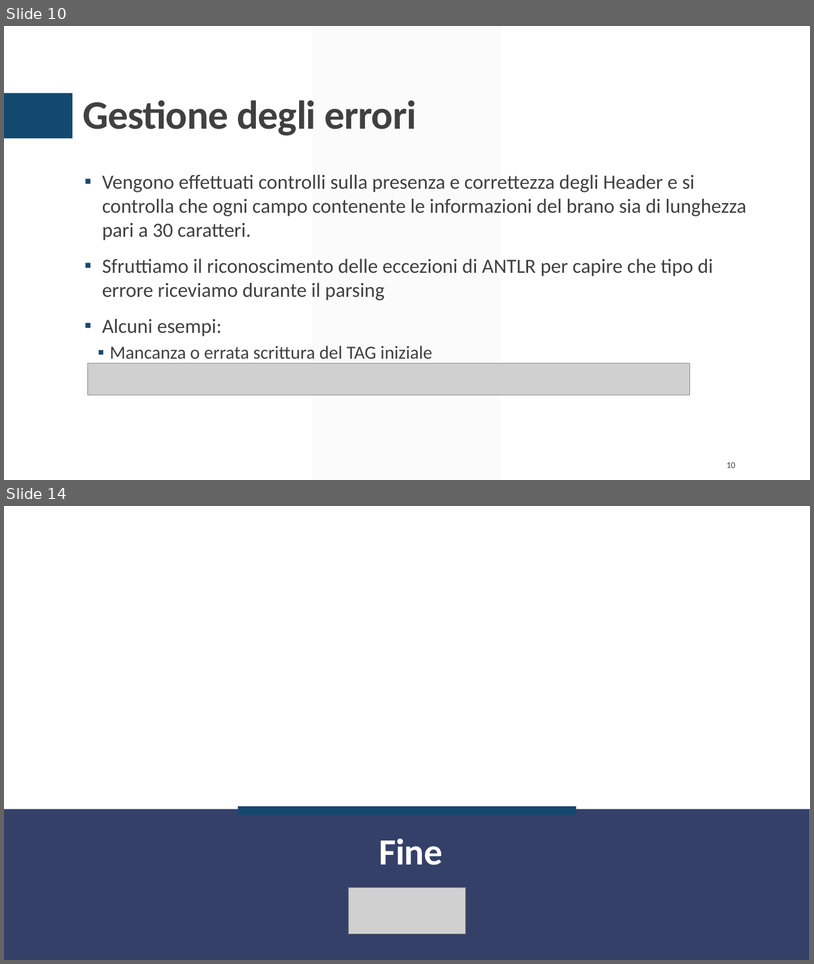
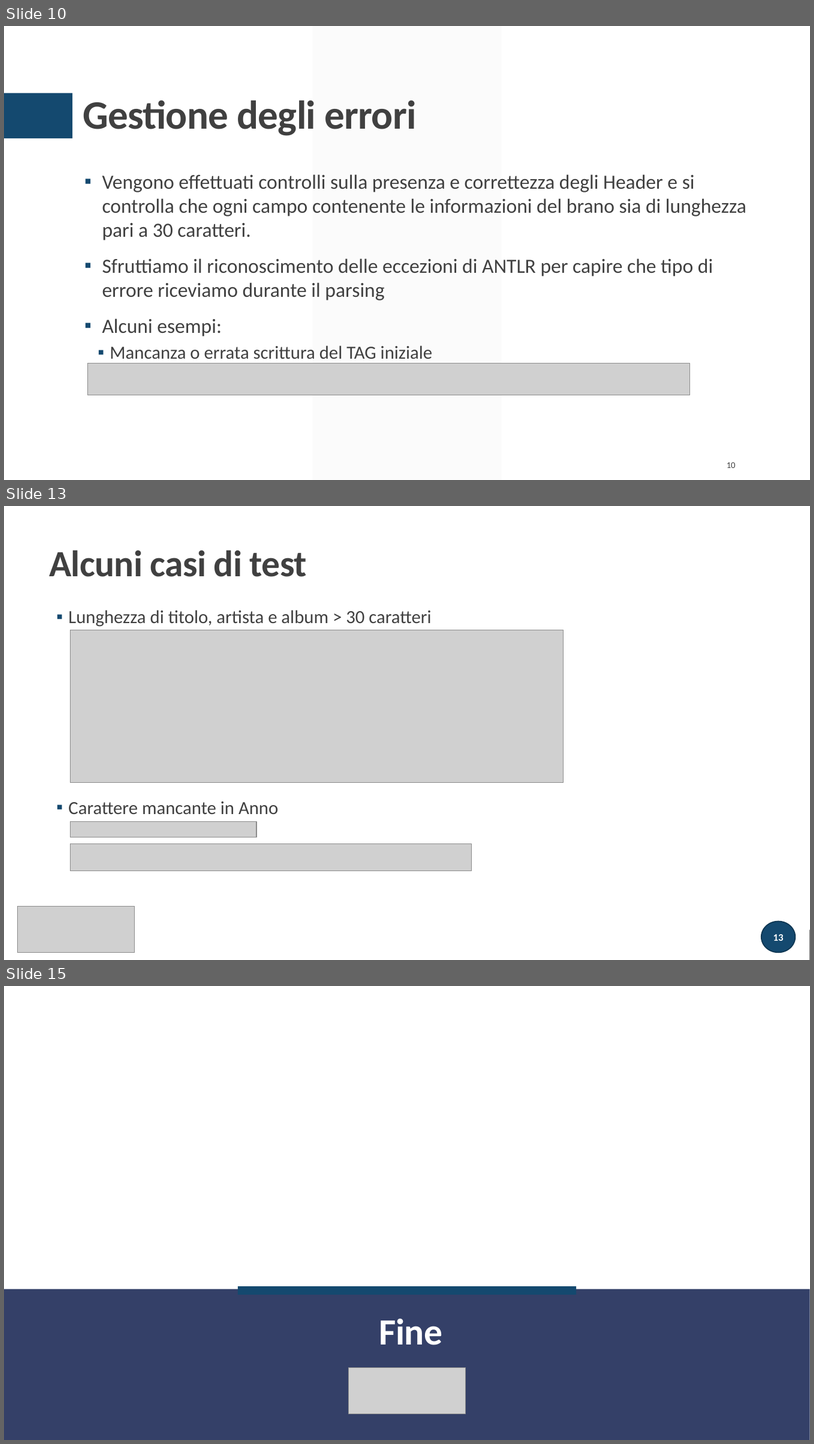
Before and after one commit to atusghen/SimpleID3, a slide deck: presentazione.pptx. Shown one above the other, each under a label of ours: slides 10 and 14 before the commit, slides 10, 13 and 15 after it; the slides between them are not shown. The pictures are 814x964 and 814x1444 pixels, drawn with LibreOffice and Linux fonts; fonts in the diff are those of the drawing; grey boxes stand for pictures. Boxes give left, top, right and bottom in pixels: in the first picture for what was removed or moved away, otherwise in the second. Text is boxed around its words. In the diff, an @@ line names an element or a change of style, - is before the commit and + after.

```diff
--- a/presentazione.pptx
+++ b/presentazione.pptx
@@ slide 13 added at (4,506,810,960), background #FFFFFF @@
@@ rectangle added at (4,506,810,960), fill #FFFFFF @@
@@ parallelogram added at (497,506,686,960), fill #F2F2F2 at 30% opacity @@
@@ title added at (49,550,307,577), 44 pt, text #404040, bold @@
+Alcuni casi di test
@@ text added at (68,610,431,814), 22 pt, text #404040 @@
+  ▪ Lunghezza di titolo, artista e album > 30 caratteri
+  ▪ Carattere mancante in Anno
@@ picture added at (71,630,564,782) @@
@@ line added from (44, 680) to (231, 680), #404040 1 pt @@
@@ rectangle added at (44,670,239,700), fill #FFFFFF, outline #FFFFFF 1.25 pt @@
@@ picture added at (71,822,257,838) @@
@@ picture added at (71,844,472,871) @@
@@ picture added at (18,906,135,952) @@
@@ rectangle added at (4,930,810,960), fill #262626 @@
@@ page number added at (762,921,796,952), fill #14496F, outline #0F3652 1.25 pt, 12 pt, text #FFFFFF, bold @@
+13
@@ what was slide 14 is now slide 15 @@
```
Also in this commit, not shown: 3 slides changed, 1 other slide added, 1 slide removed, 2 other files.
